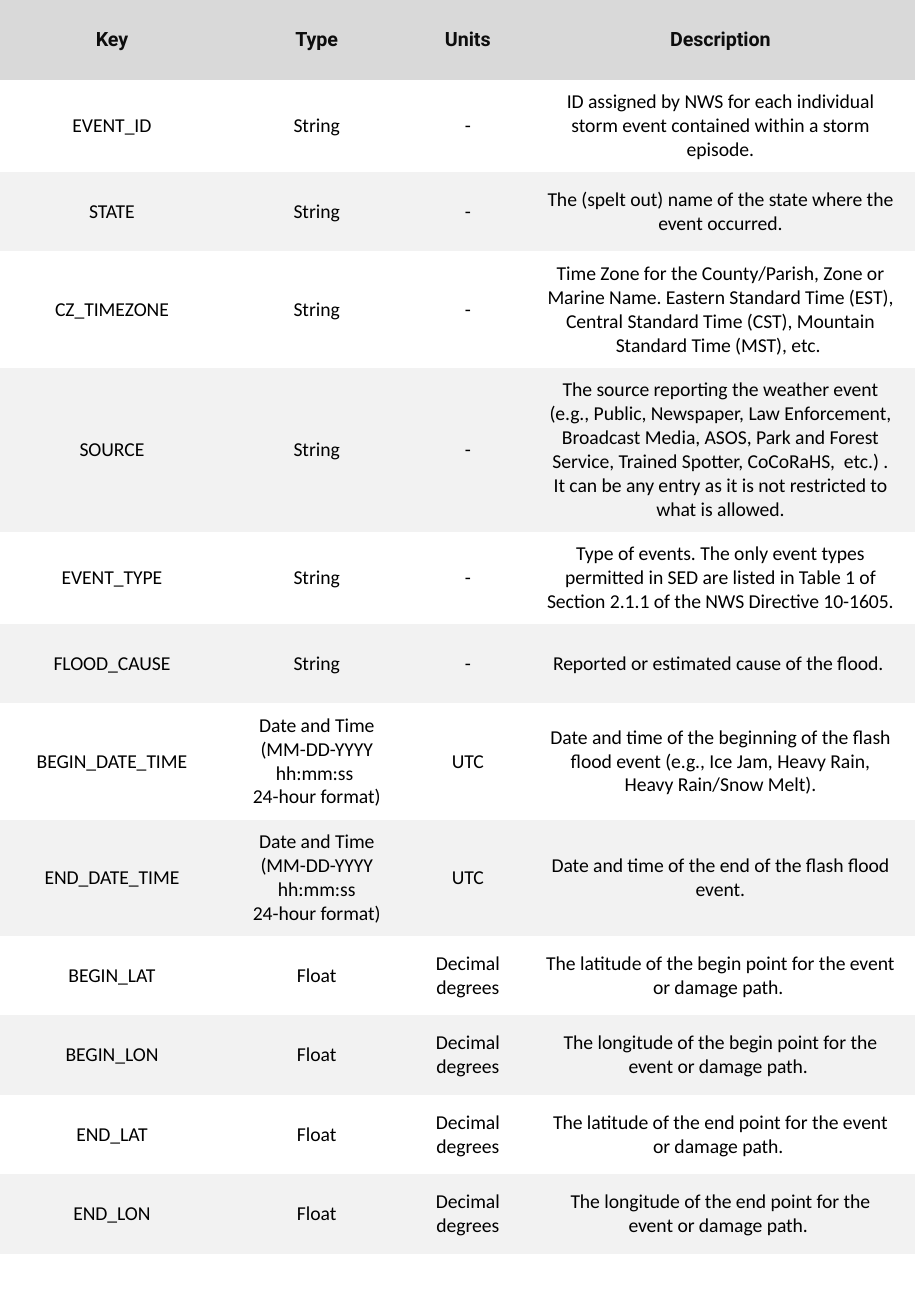
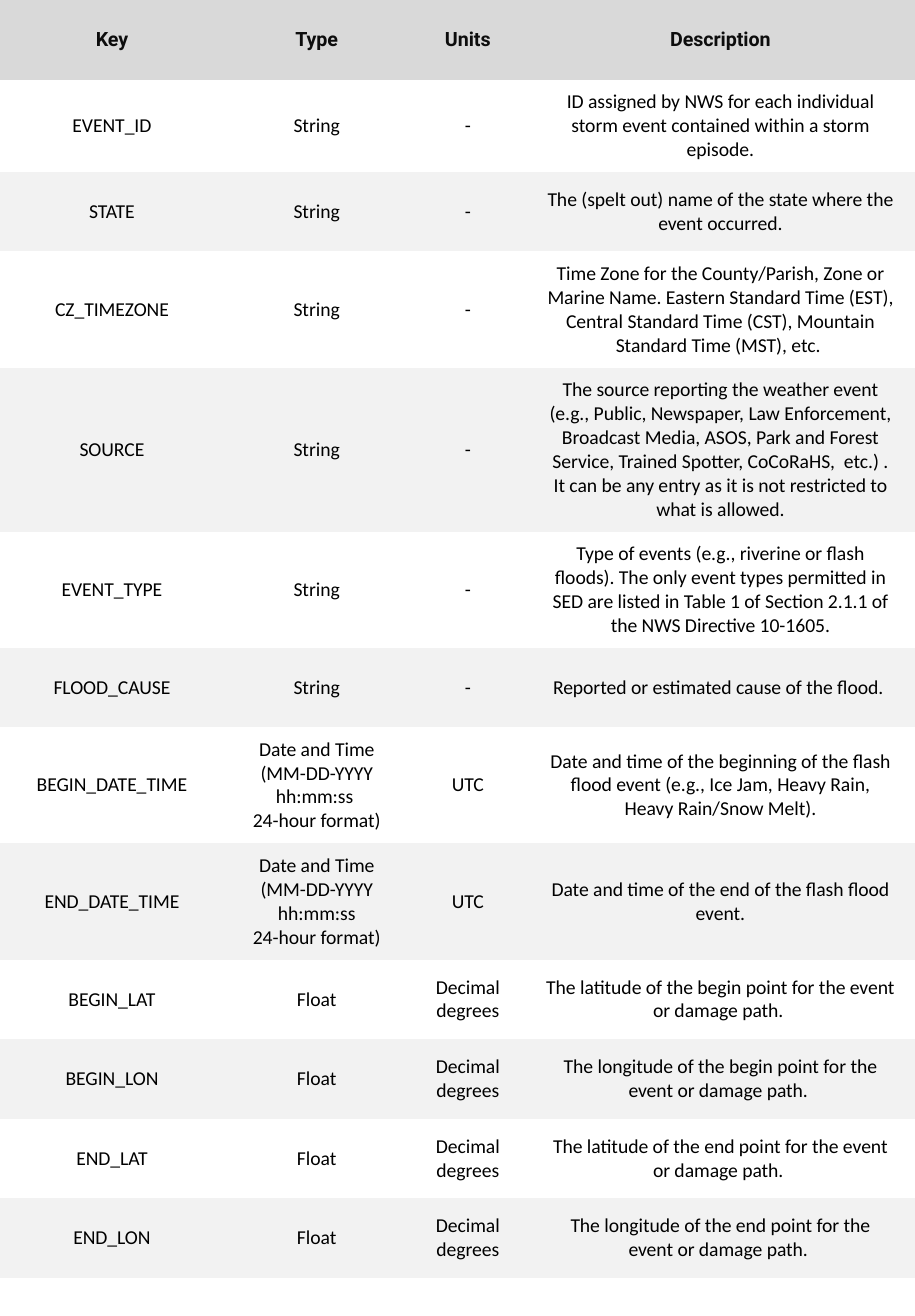
Before and after one commit to FatimaPillosu/thesis, a slide deck: slide 1 of chapter_04/tables/sed_params.pptx. Drawn at 915x1316 pixels with LibreOffice and Linux fonts; fonts in the diff are those of the drawing. Boxes give left, top, right and bottom in pixels: in the first picture for what was removed or moved away, otherwise in the second. Text is boxed around its words. In the diff, an @@ line names an element or a change of style, - is before the commit and + after.

Commit message:
added the fact that event type indicate the type of flood

```diff
--- a/chapter_04/tables/sed_params.pptx
+++ b/chapter_04/tables/sed_params.pptx
@@ table at [0,0,915,1316] @@
-row 6, column 4: Type of events. The only event types permitted in SED are listed in Table 1 of Section 2.1.1 of the NWS Directive 10-1605.
+row 6, column 4: Type of events (e.g., riverine or flash floods). The only event types permitted in SED are listed in Table 1 of Section 2.1.1 of the NWS Directive 10-1605.
```
Also in this commit, not shown: 1 other file.
